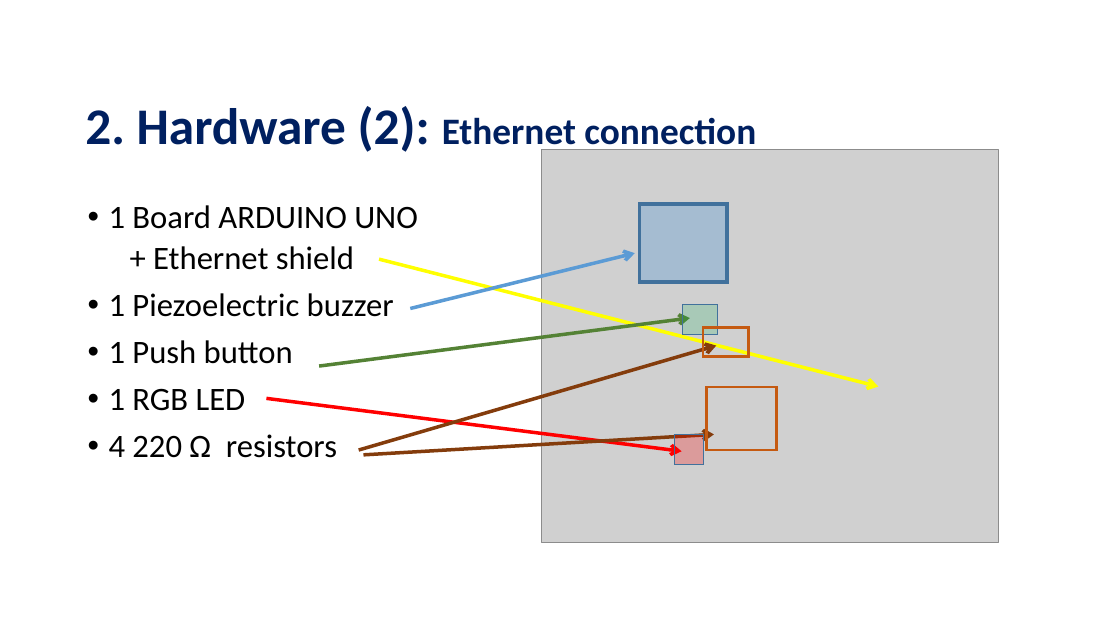
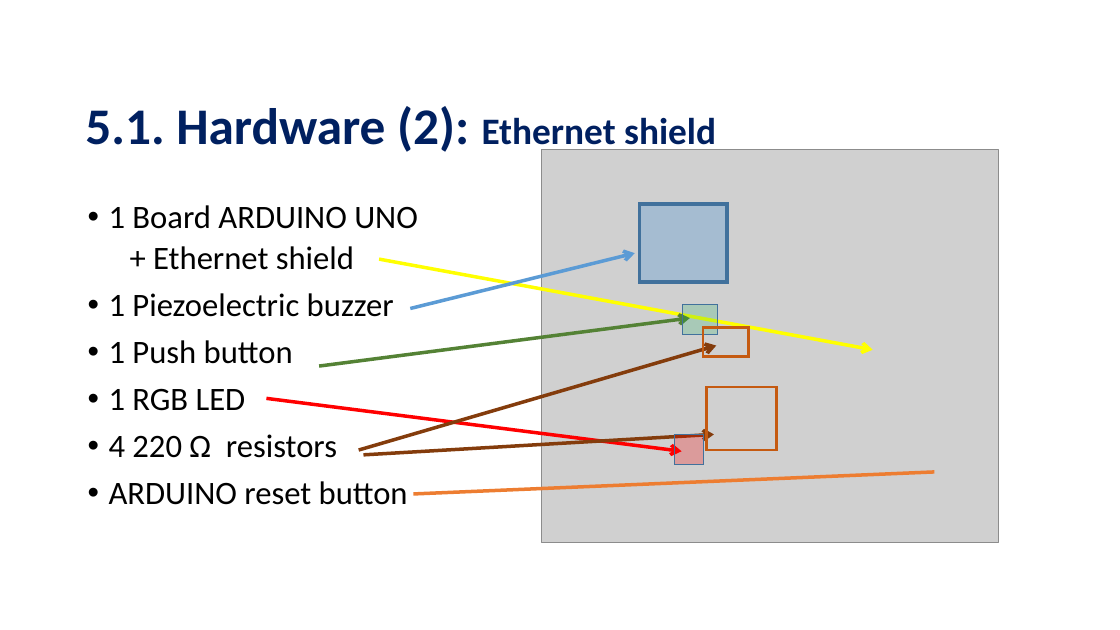
Before and after one commit to FlorLoreto/Projects, a slide deck: slide 13 of The Internet of Things.ppt (slide 6 before the commit). Drawn at 1120x630 pixels with LibreOffice and Linux fonts; fonts in the diff are those of the drawing; grey boxes stand for pictures; background and template pictures are left out. Boxes give left, top, right and bottom in pixels: in the first picture for what was removed or moved away, otherwise in the second. Text is boxed around its words. In the diff, an @@ line names an element or a change of style, - is before the commit and + after.

```diff
--- a/The Internet of Things.ppt
+++ b/The Internet of Things.ppt
@@ title at bbox=[85, 106, 716, 154]: text changed; size 32 to 44 pt @@
-2. Hardware (2): Ethernet connection
+5.1. Hardware (2): Ethernet shield
@@ arrow moved from (379, 259) - (878, 386) to (379, 259) - (872, 349) @@
@@ line added from (413, 494) to (934, 472), #ED7D31 3 pt @@
@@ text at bbox=[109, 481, 408, 505]: paragraph added @@
+• ARDUINO reset button
```
Also in this commit, not shown: 13 other slides changed, 2 slides added, 2 slides removed, 22 other files.
